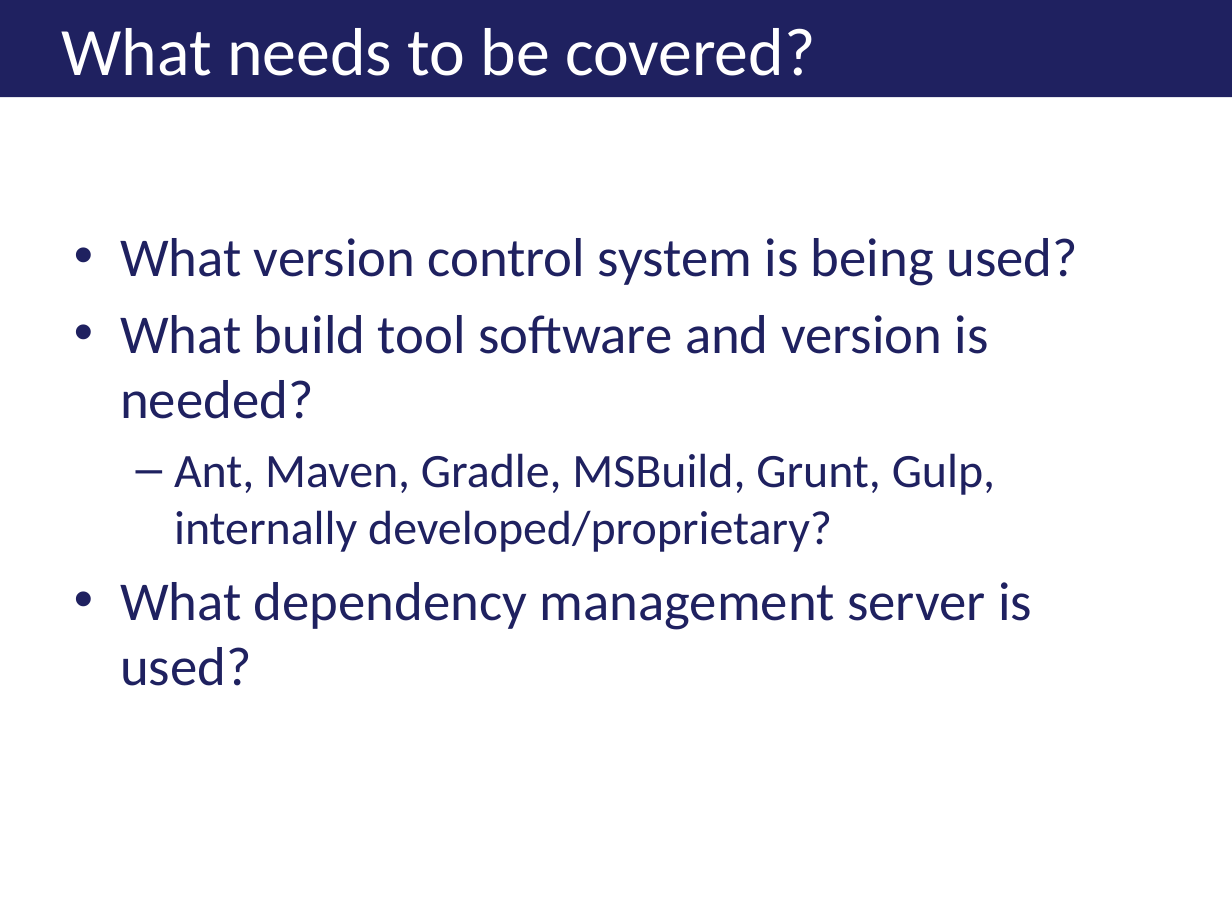
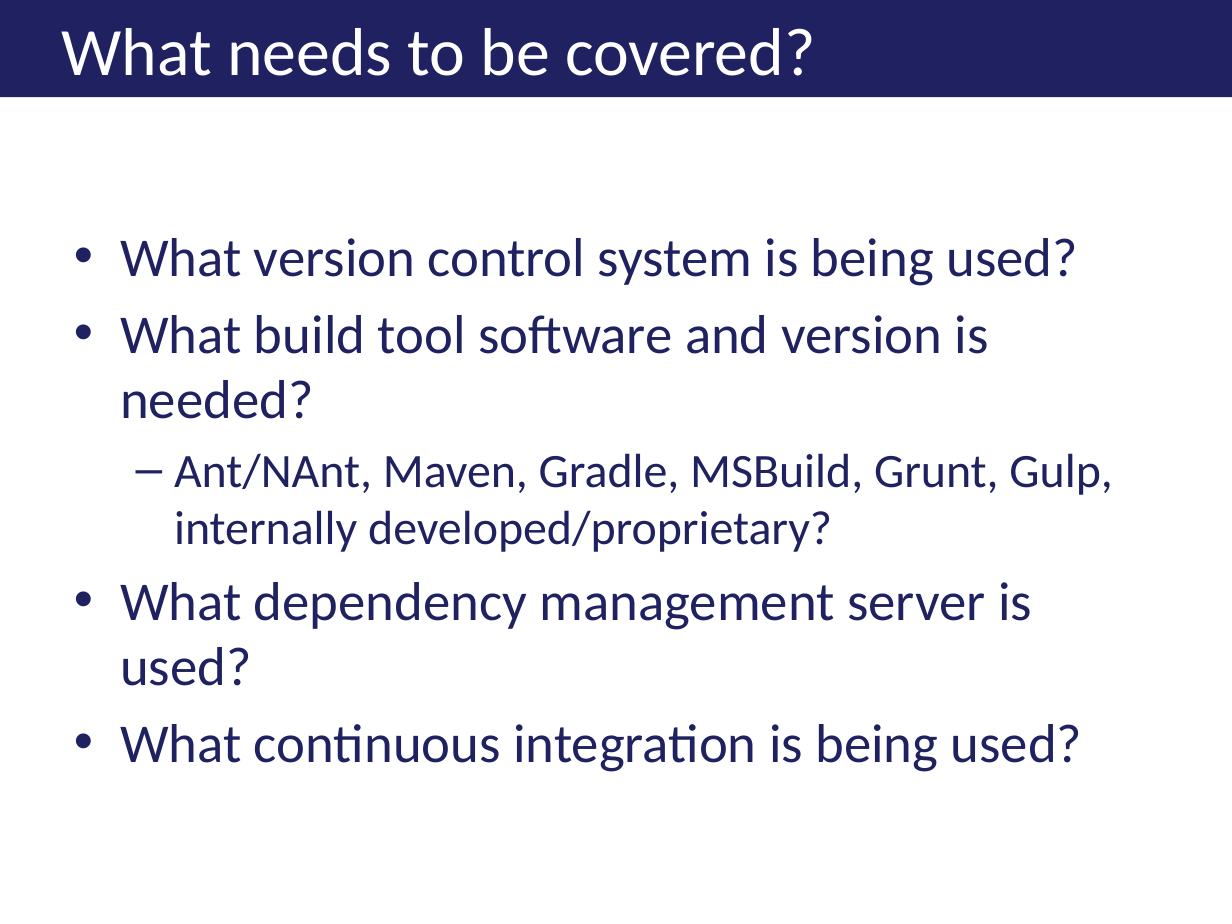
Before and after one commit to jkwuc89/Presentations, a slide deck: slide 9 of Effectively Documenting your Development Project.pptx. Drawn at 1232x924 pixels with LibreOffice and Linux fonts; fonts in the diff are those of the drawing; background and template pictures are left out. Boxes give left, top, right and bottom in pixels: in the first picture for what was removed or moved away, otherwise in the second. Text is boxed around its words. In the diff, an @@ line names an element or a change of style, - is before the commit and + after.

```diff
--- a/Effectively Documenting your Development Project.pptx
+++ b/Effectively Documenting your Development Project.pptx
@@ text at [174, 453, 1112, 552]: text changed @@
-  – Ant, Maven, Gradle, MSBuild, Grunt, Gulp, internally developed/proprietary?
+  – Ant/NAnt, Maven, Gradle, MSBuild, Grunt, Gulp, internally developed/proprietary?
@@ text at [120, 724, 1082, 772]: paragraph added @@
+• What continuous integration is being used?
```
Also in this commit, not shown: 6 other slides changed.
